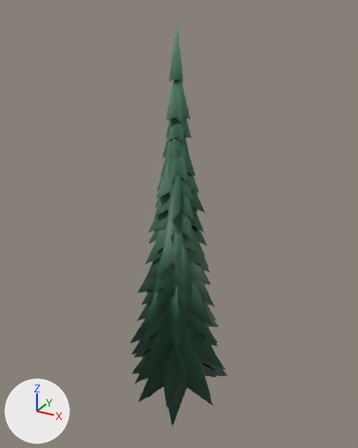
What one commit did to the glTF model assets/models/props/spruce.glb.
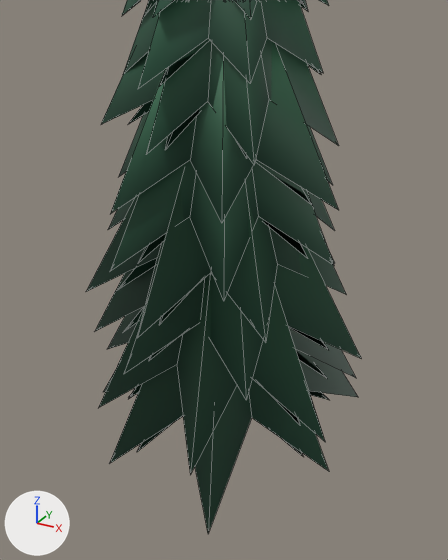
Each version is shown whole from a camera (50 mm lens) standing at (2.88, -5.2, 5.15) and looking at (0.0, 0.04, 2.52), then close up from a camera (50 mm lens) standing at (1.39, -2.53, 1.99) and looking at (0.3, -0.55, 1.0). The axes (+X, +Y, +Z) are drawn at lower left. The lights are the same throughout. The last two pictures show the newer version. The close-ups show mesh edges as thin lines. Vertices at exactly the same position are counted once.

Objects in the first close-up: 'spruce'.
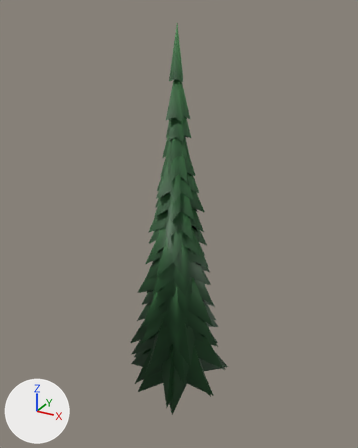
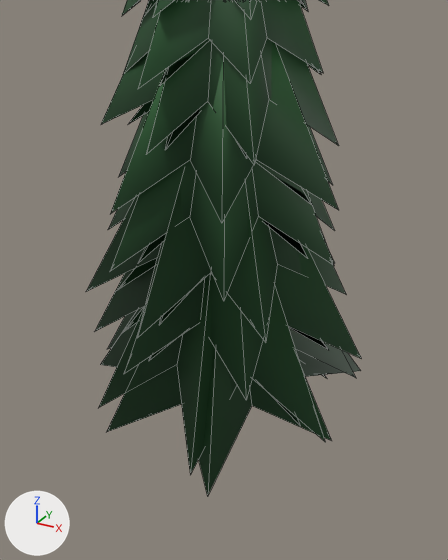
Location of each change, (x1, y1, x2, y2) in pixels of the close-ups (448 x 560 px; the box of a moved part takes in the faces that stretch with it):
```json
{"object": "spruce", "change": "reshaped", "before": [86, 0, 361, 533], "after": [86, 0, 361, 496]}
{"part": 1, "of": "me_spruce", "change": "moved or reshaped", "before": [103, 349, 358, 533], "after": [100, 308, 361, 496]}
```

Edits to the scene script, one JSON object a line:
```json
{"block": "me_spruce", "where": "me_spruce.from_pydata(...)  # 504 vertices, 474 faces; spans x -0.75..0.74, y -0.75..0.71, z -0.2..5.0"}
{"block": "me_spruce", "where": "# used by ob_spruce; location = (0.0, 0.0, 0.0)"}
{"block": "me_spruce", "change": "me_spruce part 1: 28 of the vertices in x -0.74..0.68, y -0.75..0.71, z -0.15..0.14 are scaled about their middle by (1, 1, 0.5), then moved by (0.0, 0.0, 0.14)"}
```
